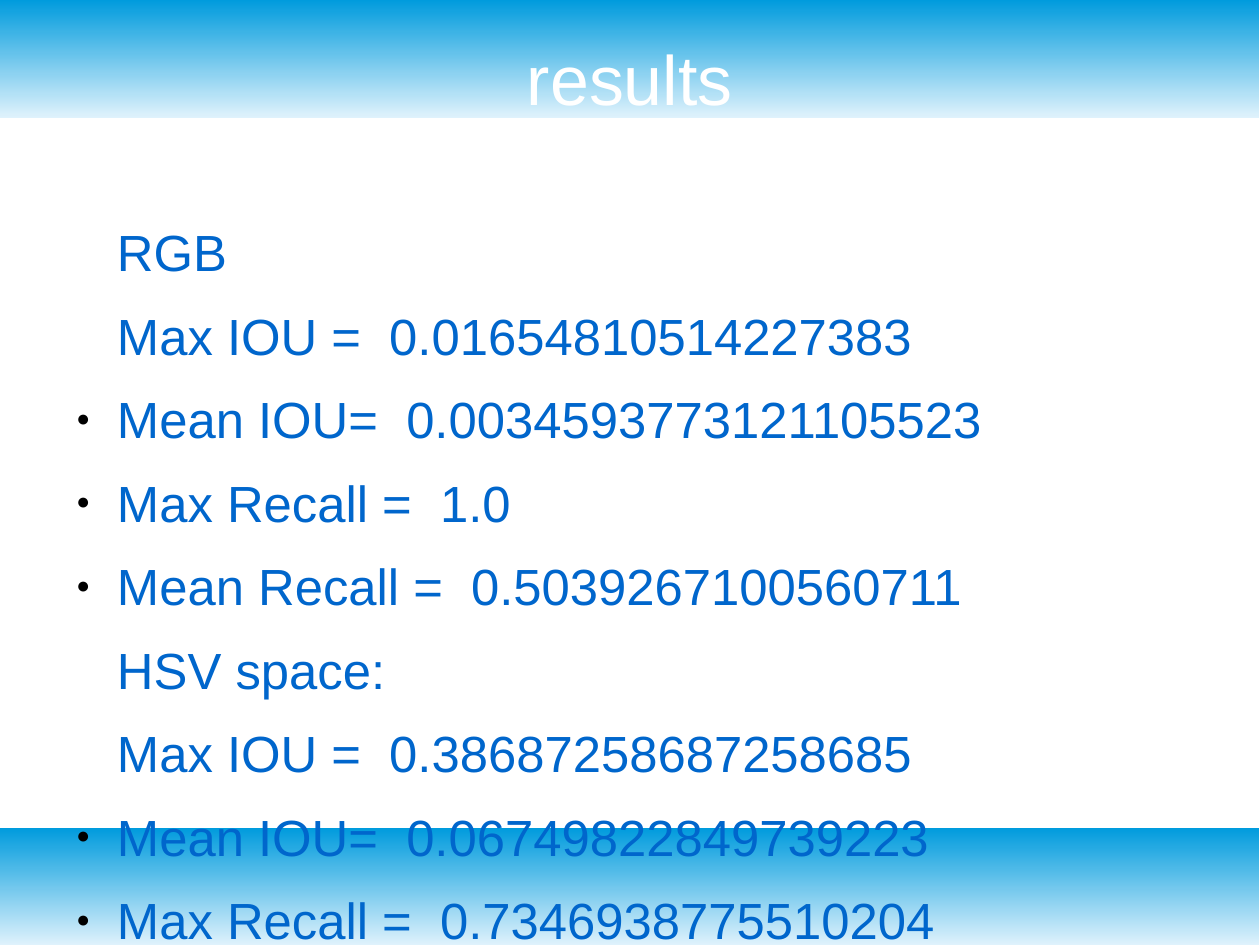
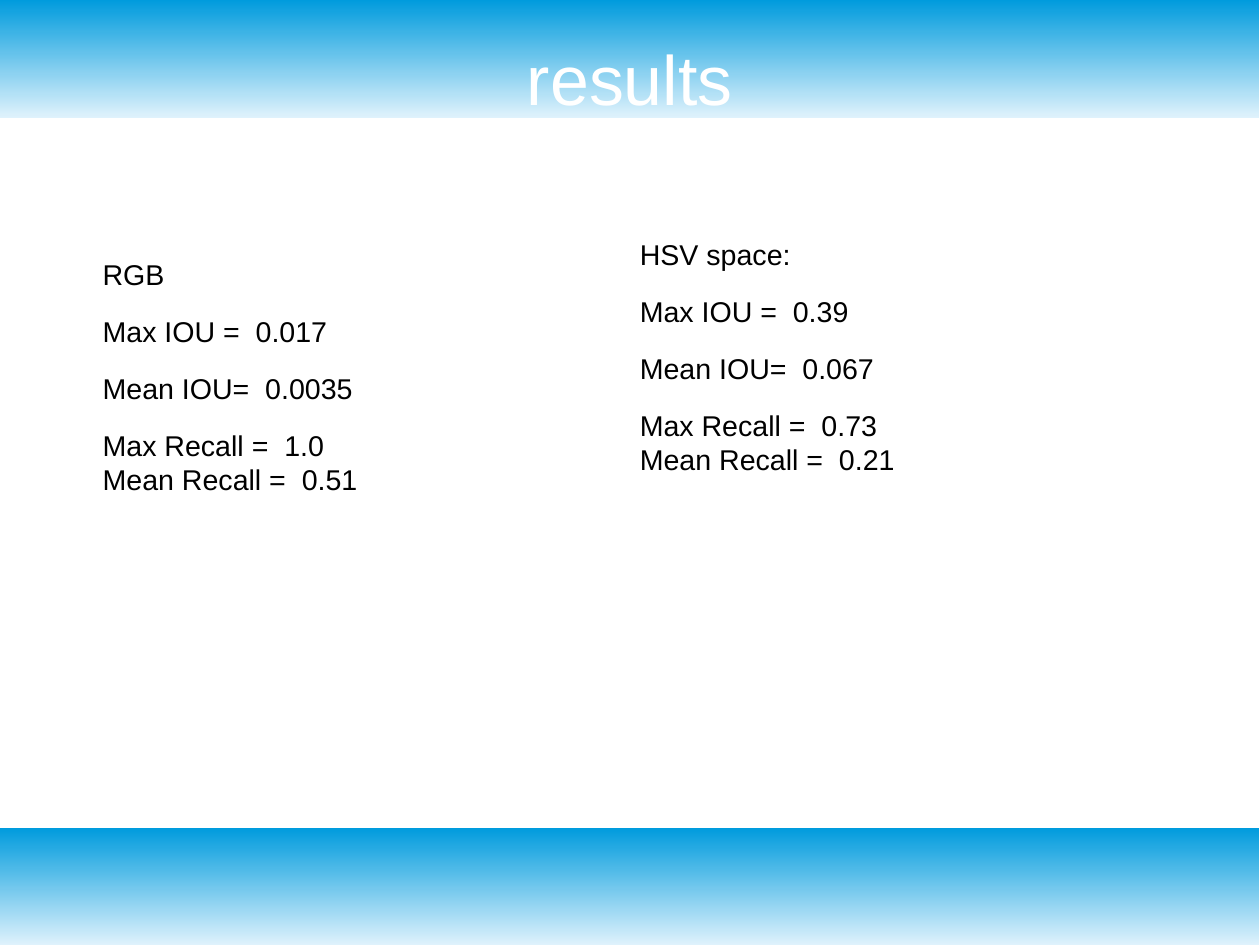
Before and after one commit to pvtien96/OpenCV, a slide deck: slide 5 of handDetectionLogFile.odp (slide 4 before the commit). Drawn at 1260x945 pixels with LibreOffice and Linux fonts; fonts in the diff are those of the drawing. Boxes give left, top, right and bottom in pixels: in the first picture for what was removed or moved away, otherwise in the second. Text is boxed around its words. In the diff, an @@ line names an element or a change of style, - is before the commit and + after.

```diff
--- a/handDetectionLogFile.odp
+++ b/handDetectionLogFile.odp
@@ text removed at bbox=[117, 235, 981, 945] @@
-RGB
-Max IOU = 0.01654810514227383
-● Mean IOU= 0.0034593773121105523
-● Max Recall = 1.0
-● Mean Recall = 0.5039267100560711
-HSV space:
-Max IOU = 0.38687258687258685
-● Mean IOU= 0.06749822849739223
-● Max Recall = 0.7346938775510204
-● Mean Recall = 0.21167912959406981
@@ text added at bbox=[103, 265, 358, 491], 18 pt, text #000000 @@
+RGB
+Max IOU = 0.017
+Mean IOU= 0.0035
+Max Recall = 1.0
+Mean Recall = 0.51
@@ text added at bbox=[640, 245, 895, 471], 18 pt, text #000000 @@
+HSV space:
+Max IOU = 0.39
+Mean IOU= 0.067
+Max Recall = 0.73
+Mean Recall = 0.21
```
Also in this commit, not shown: 1 slide added, 28 other files.
